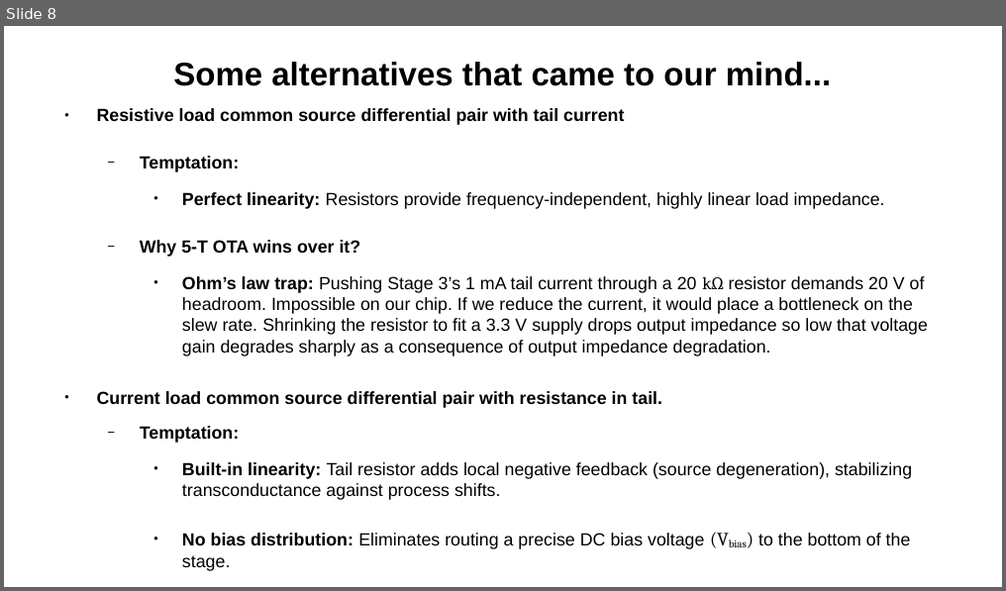
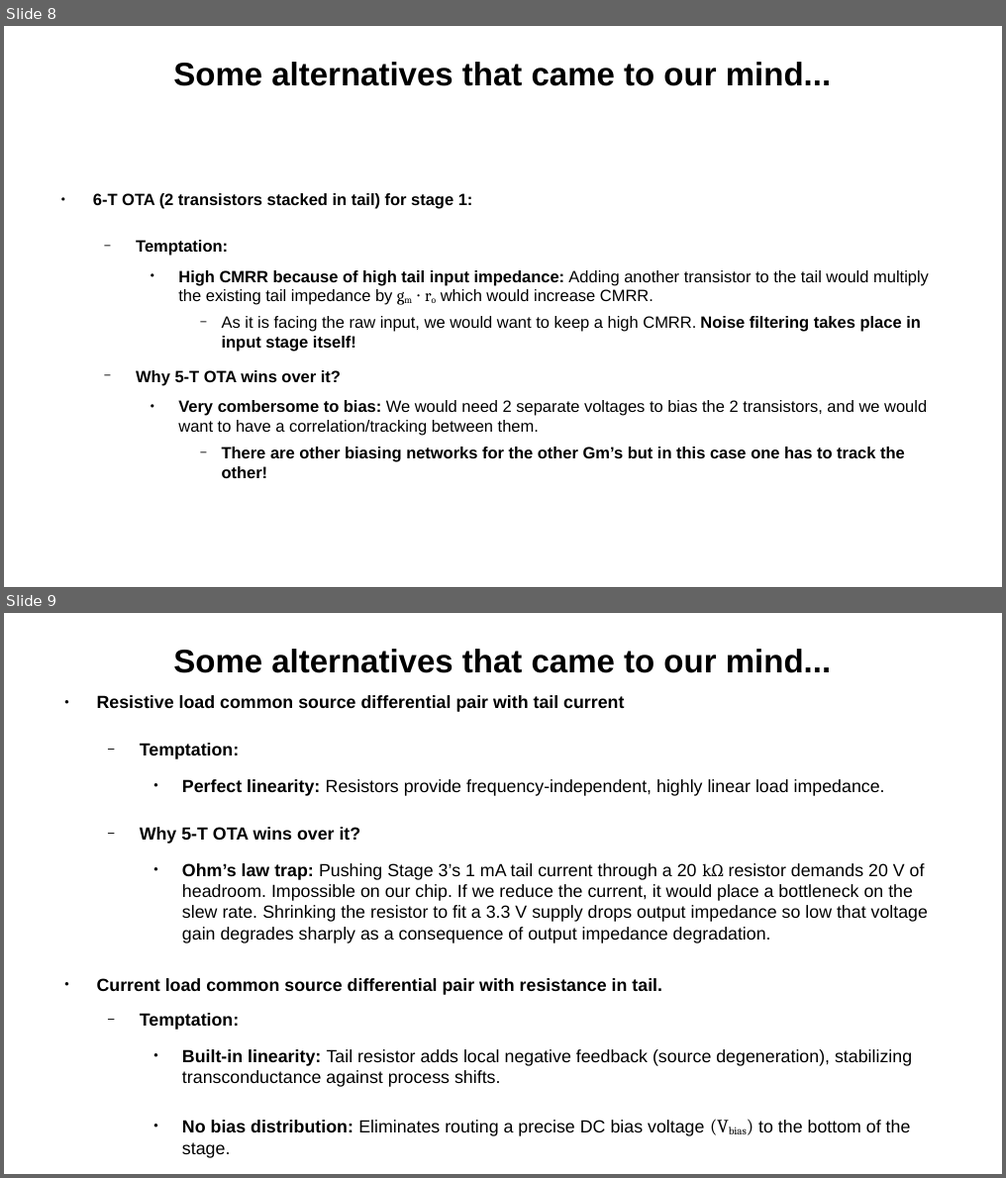
Before and after one commit to madhavgulati277/SSCS-Chipathon-Track-C-MOSbius, a slide deck: ppt_mmg_architecture.odp. Shown one above the other, each under a label of ours: slide 8 before the commit, slides 8 and 9 after it. The pictures are 1006x591 and 1006x1178 pixels, drawn with LibreOffice and Linux fonts; fonts in the diff are those of the drawing. Boxes give left, top, right and bottom in pixels: in the first picture for what was removed or moved away, otherwise in the second. Text is boxed around its words. In the diff, an @@ line names an element or a change of style, - is before the commit and + after.

```diff
--- a/ppt_mmg_architecture.odp
+++ b/ppt_mmg_architecture.odp
@@ slide 8 added at [4,26,1002,587], background #FFFFFF @@
@@ title added at [173,62,831,86], 26 pt, text #000000, bold @@
+Some alternatives that came to our mind...
@@ text added at [93,193,929,478], 13 pt, text #000000, bold @@
+● 6-T OTA (2 transistors stacked in tail) for stage 1:
+  − Temptation:
+    ● High CMRR because of high tail input impedance: Adding another transistor to the tail would multiply the existing tail impedance by gm ⋅ ro which would increase CMRR.
+      − As it is facing the raw input, we would want to keep a high CMRR. Noise filtering takes place in input stage itself!
+  − Why 5-T OTA wins over it?
+    ● Very combersome to bias: We would need 2 separate voltages to bias the 2 transistors, and we would want to have a correlation/tracking between them.
+      − There are other biasing networks for the other Gm’s but in this case one has to track the other!
@@ what was slide 8 is now slide 9 @@
```
Also in this commit, not shown: 2 other files.
